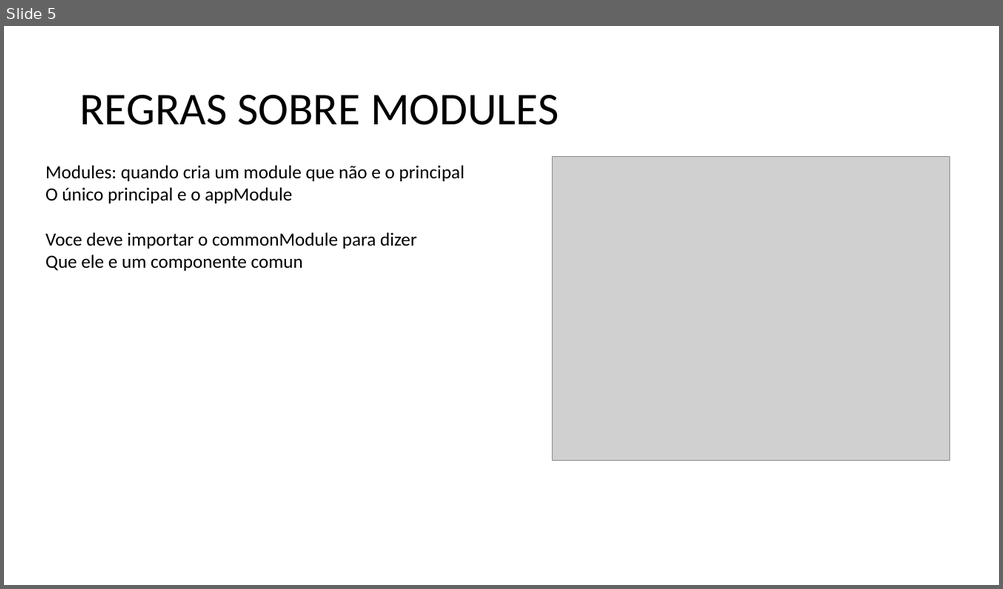
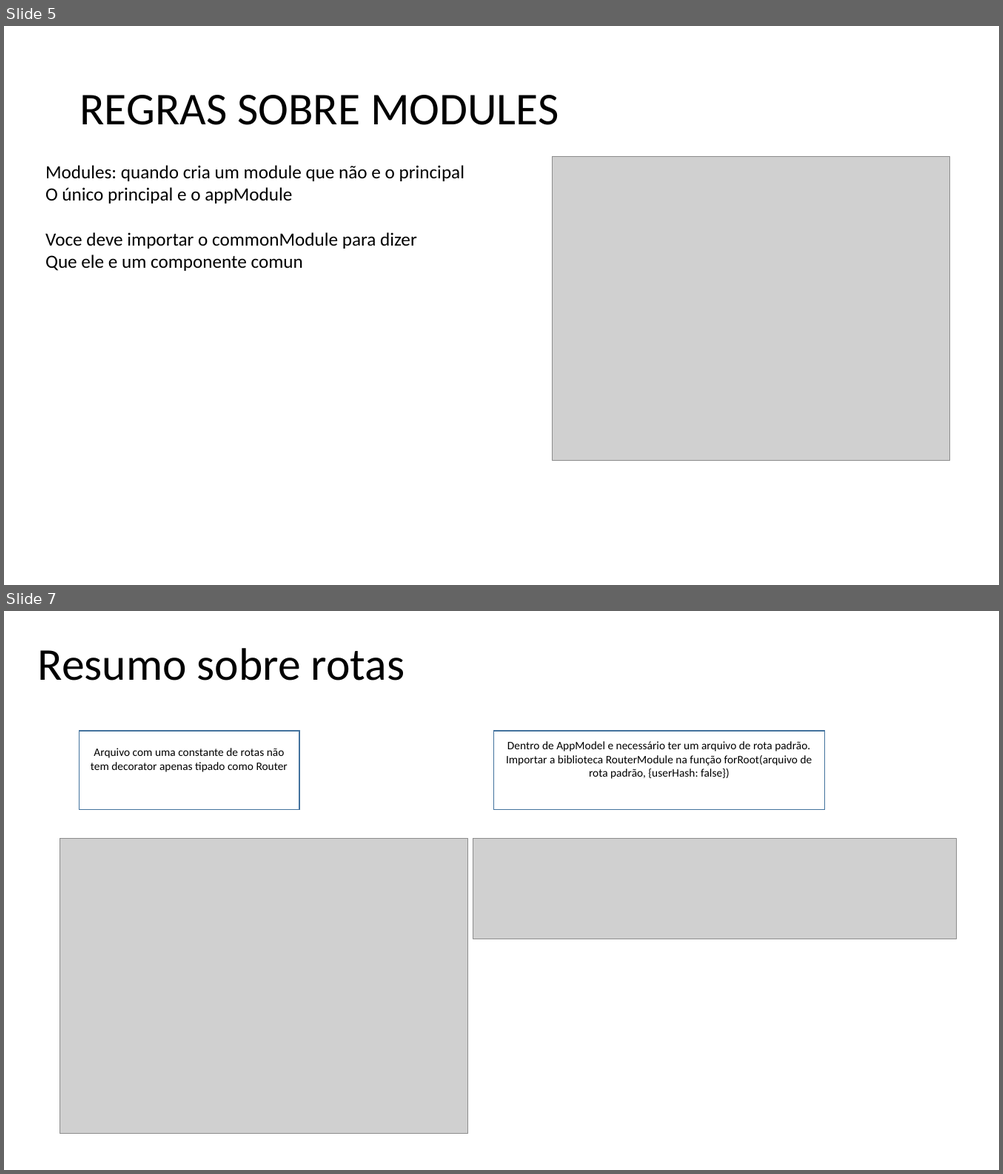
Before and after one commit to antonio2911/AngularDevIo, a slide deck: Mapas.pptx. Shown one above the other, each under a label of ours: slide 5 before the commit, slides 5 and 7 after it; the slides between them are not shown. The pictures are 1003x589 and 1003x1174 pixels, drawn with LibreOffice and Linux fonts; fonts in the diff are those of the drawing; grey boxes stand for pictures. Boxes give left, top, right and bottom in pixels: in the first picture for what was removed or moved away, otherwise in the second. Text is boxed around its words. In the diff, an @@ line names an element or a change of style, - is before the commit and + after.

Commit message:
Criação Arquivo De Rotas Principal e Declaracao dos components home footer menu contato e sobre

```diff
--- a/Mapas.pptx
+++ b/Mapas.pptx
@@ slide 7 added at <box>4,611,999,1170</box>, background #FFFFFF @@
@@ title added at <box>38,648,404,681</box>, 44 pt, text #000000 @@
+Resumo sobre rotas
@@ rectangle added at <box>79,731,299,810</box>, outline #43739E 1 pt, 11 pt, text #000000 @@
+Arquivo com uma constante de rotas não tem decorator apenas tipado como Router
@@ rectangle added at <box>493,731,825,810</box>, outline #43739E 1 pt, 11 pt, text #000000 @@
+Dentro de AppModel e necessário ter um arquivo de rota padrão.
+Importar a biblioteca RouterModule na função forRoot(arquivo de rota padrão, {userHash: false})
@@ picture added at <box>60,840,467,1135</box> @@
@@ picture added at <box>473,840,956,940</box> @@
```
Also in this commit, not shown: 3 other slides added, 14 other files.
